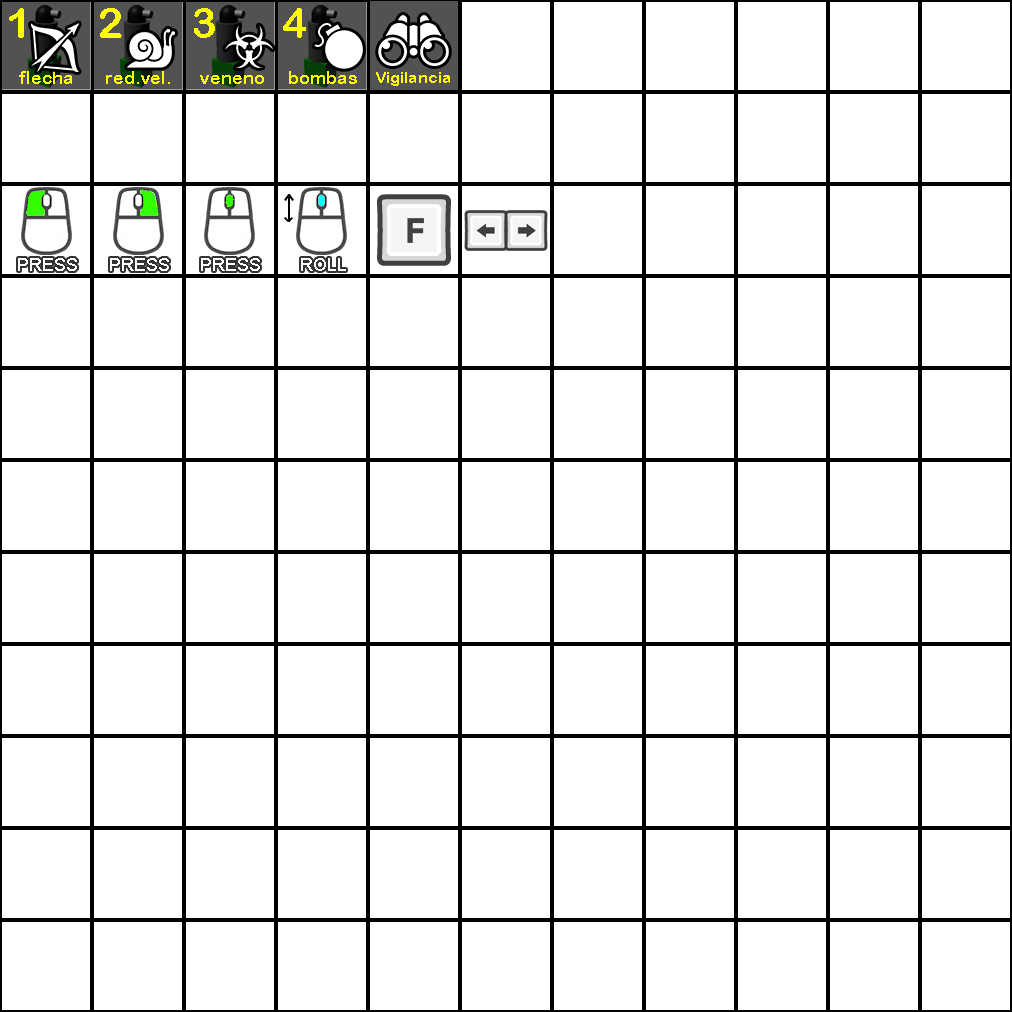
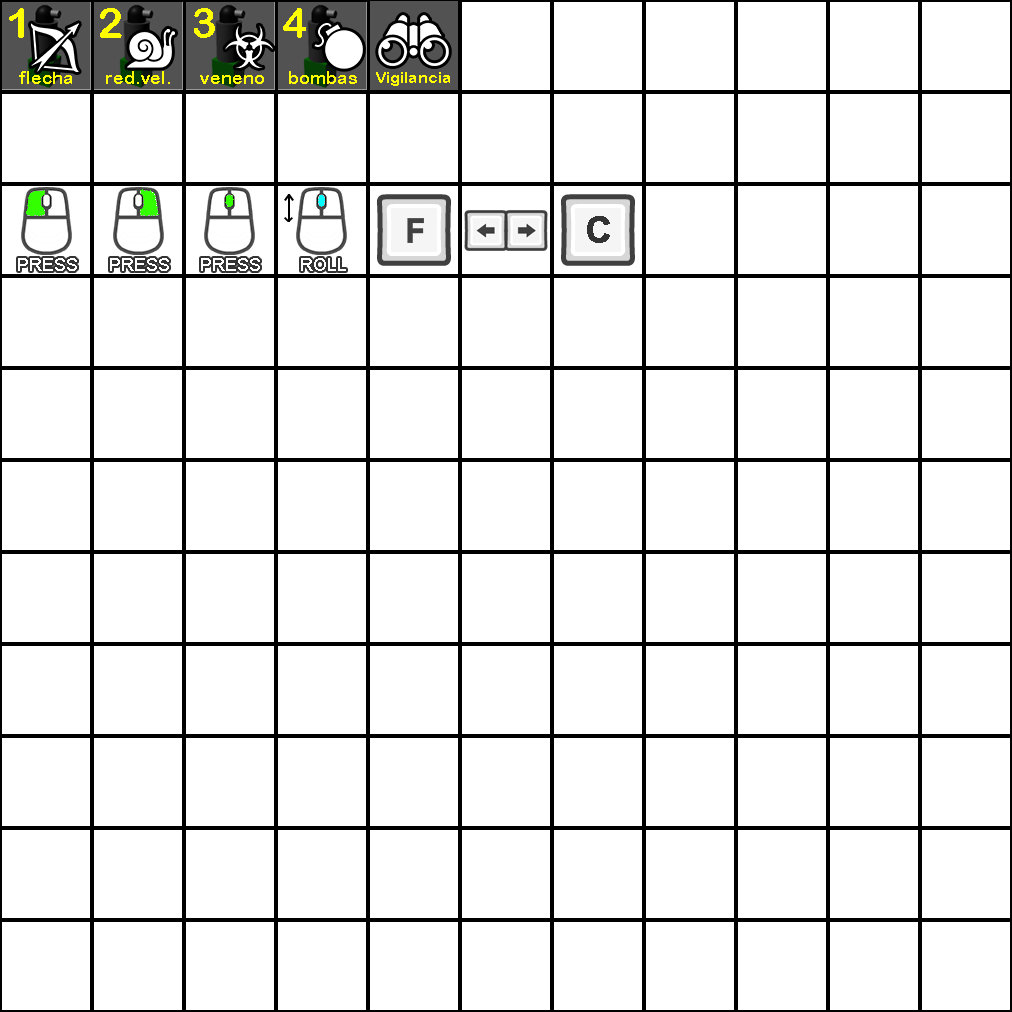
Layer changes from the first 1012px x 1012px image to the second:
added layer "C" above "Keyboard_White_F copia" over left=587, top=216, right=610, bottom=243
added layer "Keyboard_White_F copia" above "Keyboard_White_F" over left=560, top=194, right=636, bottom=266
